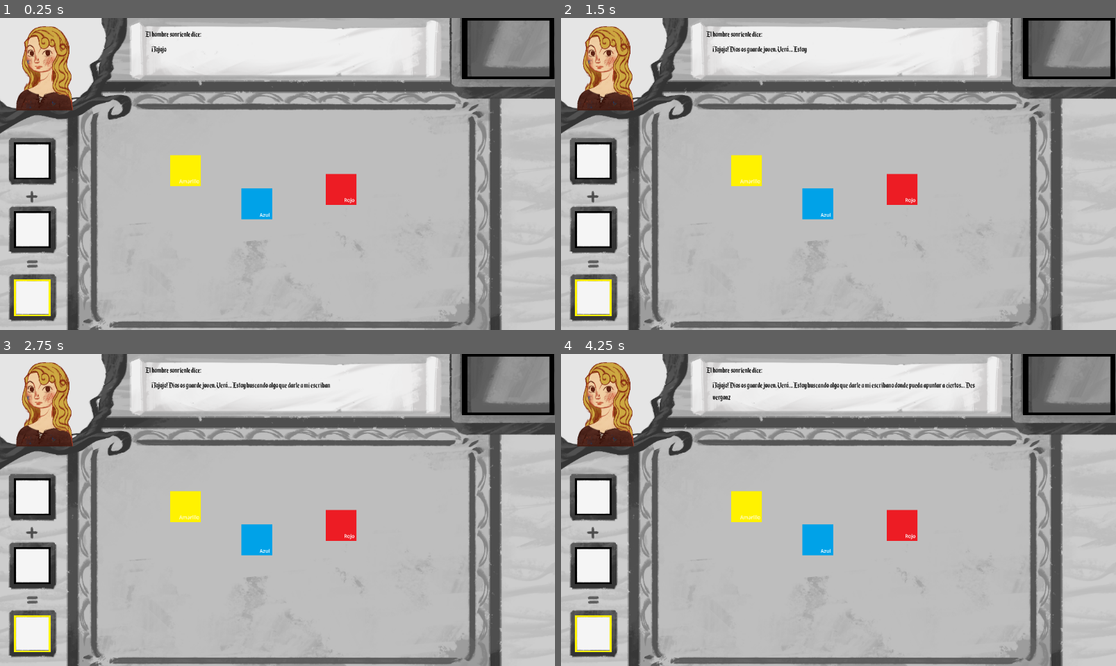
Above: before the commit, frames 1-4 (two rows, left to right).
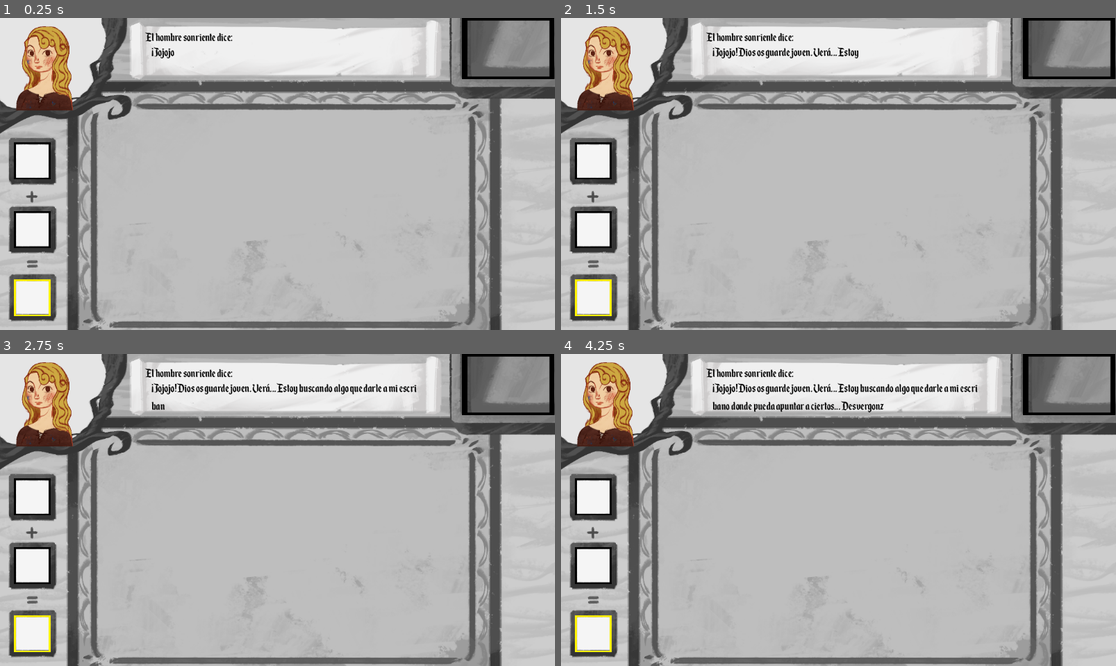
Above: after the commit, the same moments.

Repository: Couselin/CoruJam_RadiacionAlpha
Game: Godot game, scene res://00_scenes/mainScene.tscn
The game is run twice, just before and just after one commit, with the same random seed, the same clock (stepped at 60 frames per second) and the same inputs.
Inputs (mouse positions are in pixels of both pictures, inside the frame that each line leads up to):
- Up to frame 1 (0.25 s): no input
- Up to frame 2 (1.5 s): move the mouse to (594, 161) at 0.52 s; press the mouse at (594, 161) at 0.53 s; tap Enter at 1.25 s; move the mouse to (594, 230) at 1.27 s; release the mouse at (594, 230) at 1.28 s; click (594, 230) at 1.35 s
- Up to frame 3 (2.75 s): move the mouse to (510, 385) at 2.02 s; press the mouse at (510, 385) at 2.03 s
- Up to frame 4 (4.25 s): move the mouse to (744, 506) at 2.77 s; release the mouse at (744, 506) at 2.78 s; click (744, 506) at 2.85 s; move the mouse to (816, 541) at 3.52 s; press the mouse at (816, 541) at 3.53 s

The runs differ from the first frame. In frame 1, 2.1% of the frame differs, in the area x 26-65%, y 4-65%; in frame 2, 2.5%; in frame 3, 2.9%; in frame 4, 3.5%, in the area x 26-76%, y 4-65%.
Error before the commit: Parse Error: Expected variable name after "var". (res://01_assets/01_ui/v_box_container_01.gd:3)

Commit message:
SCROLL BAR RAAAAAHH :tada:

Diff:
--- /dev/null
+++ b/00_scenes/container.gd
@@ -0,0 +1,21 @@
+extends VBoxContainer
+
+class_name MyScrollBar
+
+@export var MainScene: Node2D
+@export var SpawnPos: Node2D
+
+@export var scrollItems: Array[ScrollItem]
+
+
+# Called when the node enters the scene tree for the first time.
+func _ready() -> void:
+	pass # Replace with function body.
+
+
+# Called every frame. 'delta' is the elapsed time since the previous frame.
+func _process(_delta: float) -> void:
+	pass
+
+func activarScrollItem(itemID:int):
+	scrollItems.get(itemID).activar()
--- a/00_scenes/mainScene.tscn
+++ b/00_scenes/mainScene.tscn
@@ -9,13 +9,19 @@
 [ext_resource type="PackedScene" uid="uid://dndcwbgn0q87a" path="res://01_assets/01_ui/FinalProductSlot.tscn" id="7_mpmdo"]
 [ext_resource type="PackedScene" uid="uid://cxqp4anx7n834" path="res://01_assets/02_characters/character.tscn" id="8_mpmdo"]
 [ext_resource type="PackedScene" uid="uid://blwq1leesr3rq" path="res://01_assets/03_dialogos/Dialogue.tscn" id="9_eltik"]
-[ext_resource type="Script" uid="uid://dstouxgkuonjt" path="res://01_assets/01_ui/v_box_container_01.gd" id="10_156vq"]
+[ext_resource type="Script" uid="uid://d2sv8d3sssks0" path="res://00_scenes/container.gd" id="10_7e4ef"]
+[ext_resource type="PackedScene" uid="uid://pcij8btnfki" path="res://01_assets/00_items/ScrollItem.tscn" id="11_tqapp"]
+[ext_resource type="Texture2D" uid="uid://5c5ee4fgbm2f" path="res://01_assets/00_items/sprites/99_paceholders/spritemdkfls.png" id="12_b8qro"]
+[ext_resource type="Texture2D" uid="uid://jd3nbfykoftj" path="res://01_assets/00_items/sprites/99_paceholders/rojo.png" id="13_b8qro"]
+[ext_resource type="Texture2D" uid="uid://bwx3uwu38qcm8" path="res://01_assets/00_items/sprites/99_paceholders/naranja.png" id="14_smxyv"]
 
-[node name="Node2D" type="Node2D" unique_id=815484022 node_paths=PackedStringArray("DeliverySlot", "character", "cajaDialogos")]
+[node name="Node2D" type="Node2D" unique_id=815484022 node_paths=PackedStringArray("DeliverySlot", "ProductSlot", "character", "cajaDialogos", "scrollbar")]
 script = ExtResource("1_7rbd1")
 DeliverySlot = NodePath("DeliverySlot")
+ProductSlot = NodePath("ResultSlot")
 character = NodePath("Character")
 cajaDialogos = NodePath("Control")
+scrollbar = NodePath("ScrollContainer01/VBoxContainer01")
 
 [node name="interfaceImage" type="Sprite2D" parent="." unique_id=385981431]
 scale = Vector2(0.6, 0.6)
@@ -46,15 +52,18 @@
 
 [node name="amarillo" parent="." unique_id=1205351558 instance=ExtResource("4_b7ysp")]
 position = Vector2(385, 317)
-
-[node name="azul" parent="." unique_id=1512355472 instance=ExtResource("5_t6w3n")]
-position = Vector2(533, 386)
+ItemID = 2
 
 [node name="rojo" parent="." unique_id=268196808 instance=ExtResource("6_mpmdo")]
 position = Vector2(708, 356)
+ItemID = 1
 
 [node name="Character" parent="." unique_id=435411583 instance=ExtResource("8_mpmdo")]
 position = Vector2(93, 100)
+
+[node name="azul" parent="." unique_id=1512355472 instance=ExtResource("5_t6w3n")]
+position = Vector2(472, 405)
+ItemID = 0
 
 [node name="Control" parent="." unique_id=1773824511 instance=ExtResource("9_eltik")]
 offset_left = 300.0
@@ -65,11 +74,37 @@
 [node name="ScrollContainer01" type="ScrollContainer" parent="." unique_id=1940391800]
 offset_left = 1042.0
 offset_top = 169.0
-offset_right = 1149.0
+offset_right = 1137.0
 offset_bottom = 638.0
 
-[node name="VBoxContainer01" type="VBoxContainer" parent="ScrollContainer01" unique_id=354074846]
+[node name="VBoxContainer01" type="VBoxContainer" parent="ScrollContainer01" unique_id=354074846 node_paths=PackedStringArray("MainScene", "SpawnPos", "scrollItems")]
 layout_mode = 2
 size_flags_horizontal = 3
 size_flags_vertical = 3
-script = ExtResource("10_156vq")
+script = ExtResource("10_7e4ef")
+MainScene = NodePath("../..")
+SpawnPos = NodePath("../../SpawnPosition")
+scrollItems = [NodePath("Node2D"), NodePath("Node2D2"), null, NodePath("Node2D3")]
+
+[node name="Node2D" parent="ScrollContainer01/VBoxContainer01" unique_id=1488534509 instance=ExtResource("11_tqapp")]
+layout_mode = 2
+expand_mode = 4
+stretch_mode = 5
+Directorio = "res://01_assets/00_items/itemsPrueba/itemAzul.tscn"
+ItemImage = ExtResource("12_b8qro")
+Texto = "MiCubo..."
+
+[node name="Node2D2" parent="ScrollContainer01/VBoxContainer01" unique_id=1030656277 instance=ExtResource("11_tqapp")]
+layout_mode = 2
+Directorio = "res://01_assets/00_items/itemsPrueba/itemRojo.tscn"
+ItemImage = ExtResource("13_b8qro")
+Texto = "AAA"
+
+[node name="Node2D3" parent="ScrollContainer01/VBoxContainer01" unique_id=388118148 instance=ExtResource("11_tqapp")]
+layout_mode = 2
+Directorio = "res://01_assets/00_items/itemsPrueba/itemNaranja.tscn"
+ItemImage = ExtResource("14_smxyv")
+Texto = "Naranja"
+
+[node name="SpawnPosition" type="Node2D" parent="." unique_id=767719509]
+position = Vector2(599, 300)
--- a/00_scenes/main_scene.gd
+++ b/00_scenes/main_scene.gd
@@ -1,12 +1,18 @@
 extends Node2D
 
+var itemActual: String
+
 @export var DeliverySlot: BasicSlot
+@export var ProductSlot: ResultSlot
 @export var character: Character
 @export var cajaDialogos: DialogoBasic
 @export var dialogueNumber: int = 0
+@export var scrollbar: MyScrollBar
+
 # BEGIN PLAY
 func _ready() -> void:
 	DeliverySlot.itemOnSlot.connect(checkDelivery)
+	ProductSlot.nuevoItem.connect(desbloquearItem)
 	#character.cambiarImagen(AA)
 	cajaDialogos.cambiarNombre("El hombre sonriente dice:")
 	cajaDialogos.cambiarDialogo("¡Jojojo! Dios os guarde joven. Verá... Estoy buscando algo que darle a mi escribano donde pueda apuntar a ciertos... Desvergonzados que se niegan a pagarme el diezmo ¡Jojojo! ¿conocéis algo que pueda servirme?")
@@ -24,7 +30,7 @@
 func checkDelivery():
 	if !DeliverySlot.SlotEmpty:
 		if dialogueNumber==1:
-			if DeliverySlot.ItemReference.ItemID == "azul":
+			if DeliverySlot.ItemReference.ItemID == 0:
 				print("item correcto")
 				character.cambiarImagen(character.EB)
 				cajaDialogos.cambiarDialogo("¡Pardiez, esto es justo lo que necesitaba! ¿Cómo, un pagamento? ¿Cree usted en el santísimo, joven? ¡Pues el hombre propone y Dios dispone! Jojojo ¡Nos vemos!")
@@ -44,3 +50,8 @@
 	cajaDialogos.cambiarDialogo(dialogo)
 	cajaDialogos.animate_label()
 	pass
+
+func desbloquearItem():
+	print("desbloquear raaaah")
+	scrollbar.activarScrollItem(ProductSlot.result.ItemID)
+	pass
--- a/01_assets/00_items/BaseItem.tscn
+++ b/01_assets/00_items/BaseItem.tscn
@@ -9,9 +9,11 @@
 [sub_resource type="LabelSettings" id="LabelSettings_n24wn"]
 font_size = 41
 
-[node name="Node2D" type="Node2D" unique_id=1205351558]
+[node name="Node2D" type="Node2D" unique_id=1205351558 node_paths=PackedStringArray("MySprite", "MyLabel")]
 scale = Vector2(0.25, 0.25)
 script = ExtResource("2_n24wn")
+MySprite = NodePath("Sprite2D")
+MyLabel = NodePath("Label")
 
 [node name="Sprite2D" type="Sprite2D" parent="." unique_id=1523409278]
 texture = ExtResource("1_0w65g")
--- /dev/null
+++ b/01_assets/00_items/ScrollItem.tscn
@@ -0,0 +1,32 @@
+[gd_scene format=3 uid="uid://pcij8btnfki"]
+
+[ext_resource type="Script" uid="uid://ciyomr4woenab" path="res://01_assets/00_items/scroll_item.gd" id="1_rsx0c"]
+[ext_resource type="LabelSettings" uid="uid://cyj8nkf23ux5k" path="res://01_assets/01_ui/01_tipogafia/TextoObjetos.tres" id="2_rsx0c"]
+
+[sub_resource type="RectangleShape2D" id="RectangleShape2D_n24wn"]
+size = Vector2(95, 95)
+
+[node name="Node2D" type="TextureRect" unique_id=388118148 node_paths=PackedStringArray("MyLabel")]
+offset_right = 95.0
+offset_bottom = 95.0
+scale = Vector2(0.25, 0.25)
+script = ExtResource("1_rsx0c")
+MyLabel = NodePath("Label")
+
+[node name="Area2D" type="Area2D" parent="." unique_id=498225321]
+
+[node name="CollisionShape2D" type="CollisionShape2D" parent="Area2D" unique_id=1265075669]
+position = Vector2(47.5, 47.5)
+shape = SubResource("RectangleShape2D_n24wn")
+
+[node name="Label" type="Label" parent="." unique_id=1762378189]
+layout_mode = 1
+offset_left = 32.0
+offset_top = 64.0
+offset_right = 92.0
+offset_bottom = 114.0
+label_settings = ExtResource("2_rsx0c")
+horizontal_alignment = 2
+
+[connection signal="mouse_entered" from="Area2D" to="." method="_on_area_2d_mouse_entered"]
+[connection signal="mouse_exited" from="Area2D" to="." method="_on_area_2d_mouse_exited"]
--- a/01_assets/00_items/base_item.gd
+++ b/01_assets/00_items/base_item.gd
@@ -4,11 +4,18 @@
 
 var MouseInside: bool
 var Attached: bool
-@export var ItemID: String
+@export var ItemID: int
 var JustDesattached: bool =false
+@export var ItemImage: Texture
+@export var Texto: String
 
+#Referencias
+@export var MySprite: Sprite2D
+@export var MyLabel: Label
 # Called when the node enters the scene tree for the first time.
 func _ready() -> void:
+	MyLabel.text = Texto
+	MySprite.texture = ItemImage
 	pass # Replace with function body.
 
 
--- a/01_assets/00_items/itemsPrueba/itemNaranja.tscn
+++ b/01_assets/00_items/itemsPrueba/itemNaranja.tscn
@@ -4,7 +4,7 @@
 [ext_resource type="Texture2D" uid="uid://bwx3uwu38qcm8" path="res://01_assets/00_items/sprites/99_paceholders/naranja.png" id="2_34fys"]
 
 [node name="Node2D" unique_id=1205351558 instance=ExtResource("1_akupo")]
-ItemID = "naranja"
+ItemID = 3
 
 [node name="Sprite2D" parent="." index="0" unique_id=1523409278]
 texture = ExtResource("2_34fys")
--- /dev/null
+++ b/01_assets/00_items/scroll_item.gd
@@ -0,0 +1,56 @@
+extends TextureRect
+
+class_name ScrollItem
+
+var MouseInside: bool
+@export var Unlocked: bool
+var SpawnPosition: Node2D
+var Main: Node2D
+var SpawnedItem: Item
+
+@export var Directorio: String
+@export var ItemImage: Texture
+@export var Texto: String
+
+#Referencias
+@export var MyLabel: Label
+
+# Called when the node enters the scene tree for the first time.
+func _ready() -> void:
+	SpawnPosition = get_parent().SpawnPos
+	Main = get_parent().MainScene
+	pass # Replace with function body.
+
+
+# Called every frame. 'delta' is the elapsed time since the previous frame.
+func _process(_delta: float) -> void:
+	pass
+
+
+
+#Detecta el ratón para 'activar' el input
+func _on_area_2d_mouse_entered() -> void:
+	MouseInside = true
+	pass
+func _on_area_2d_mouse_exited() -> void:
+	MouseInside = false
+	pass
+#Evento click
+func _input(event):
+	if event.is_action_pressed("Click"):
+		if MouseInside and Unlocked:
+			spawnItem()
+			print("Spawnear item")
+
+func spawnItem():
+	SpawnedItem = load(Directorio).instantiate()
+	Main.add_child(SpawnedItem)
+	SpawnedItem.global_position = SpawnPosition.global_position
+	pass
+
+func activar():
+	Unlocked = true
+	MyLabel.text = Texto
+	texture = ItemImage
+	expand_mode = TextureRect.EXPAND_FIT_HEIGHT
+	stretch_mode = TextureRect.STRETCH_KEEP_ASPECT_CENTERED
--- a/01_assets/01_ui/01_tipogafia/TextoObjetos.tres
+++ b/01_assets/01_ui/01_tipogafia/TextoObjetos.tres
@@ -4,5 +4,5 @@
 
 [resource]
 font = ExtResource("1_h0c1x")
-font_size = 18
+font_size = 28
 font_color = Color(0.012617188, 0.012617188, 0.012617188, 1)
--- a/01_assets/01_ui/final_product_slot.gd
+++ b/01_assets/01_ui/final_product_slot.gd
@@ -7,6 +7,7 @@
 @export var result: Item
 @export var mainScene: Node2D
 
+signal nuevoItem
 # BEGIN PLAY
 func _ready() -> void:
 	Slot01.itemOnSlot.connect(checkForCombine)
@@ -24,8 +25,9 @@
 		pass
 	else:
 		print("checking")
-		if (Slot01.ItemReference.ItemID == "amarillo" and Slot02.ItemReference.ItemID == "rojo")or(Slot01.ItemReference.ItemID == "rojo" and Slot02.ItemReference.ItemID == "amarillo"):
+		if (Slot01.ItemReference.ItemID == 1 and Slot02.ItemReference.ItemID == 2)or(Slot01.ItemReference.ItemID == 2 and Slot02.ItemReference.ItemID == 1):
 			print("naranja")
 			result= preload("res://01_assets/00_items/itemsPrueba/itemNaranja.tscn").instantiate()
 			mainScene.add_child(result)
 			result.global_position = global_position
+			emit_signal("nuevoItem")
--- a/01_assets/01_ui/v_box_container.gd
+++ /dev/null
@@ -1,17 +0,0 @@
-extends VBoxContainer
-
-@export var myList: Array[Node] = []
-
-var inventory_index := 0
-
-# Called when the node enters the scene tree for the first time.
-func _ready() -> void:
-	pass # Replace with function body.
-
-
-# Called every frame. 'delta' is the elapsed time since the previous frame.
-func _process(delta: float) -> void:
-	pass
-
-func fml():
-	pass
--- a/01_assets/01_ui/v_box_container_01.gd
+++ /dev/null
@@ -1,12 +0,0 @@
-extends VBoxContainer
-
-var
-
-# Called when the node enters the scene tree for the first time.
-func _ready() -> void:
-	pass # Replace with function body.
-
-
-# Called every frame. 'delta' is the elapsed time since the previous frame.
-func _process(delta: float) -> void:
-	pass
Not shown, added: 00_scenes/container.gd.uid
Not shown, added: 01_assets/00_items/scroll_item.gd.uid
Binary file added: 01_assets/00_items/sprites/99_paceholders/spritemdkfls.png
Not shown, added: 01_assets/00_items/sprites/99_paceholders/spritemdkfls.png.import
Not shown, removed: 01_assets/01_ui/v_box_container.gd.uid
Not shown, removed: 01_assets/01_ui/v_box_container_01.gd.uid
